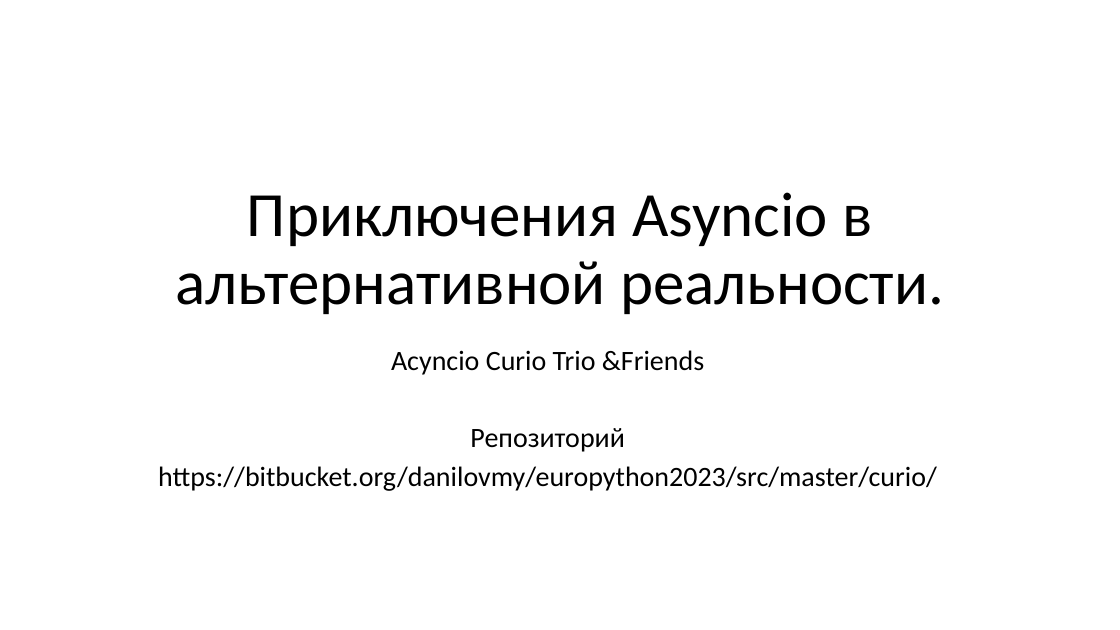
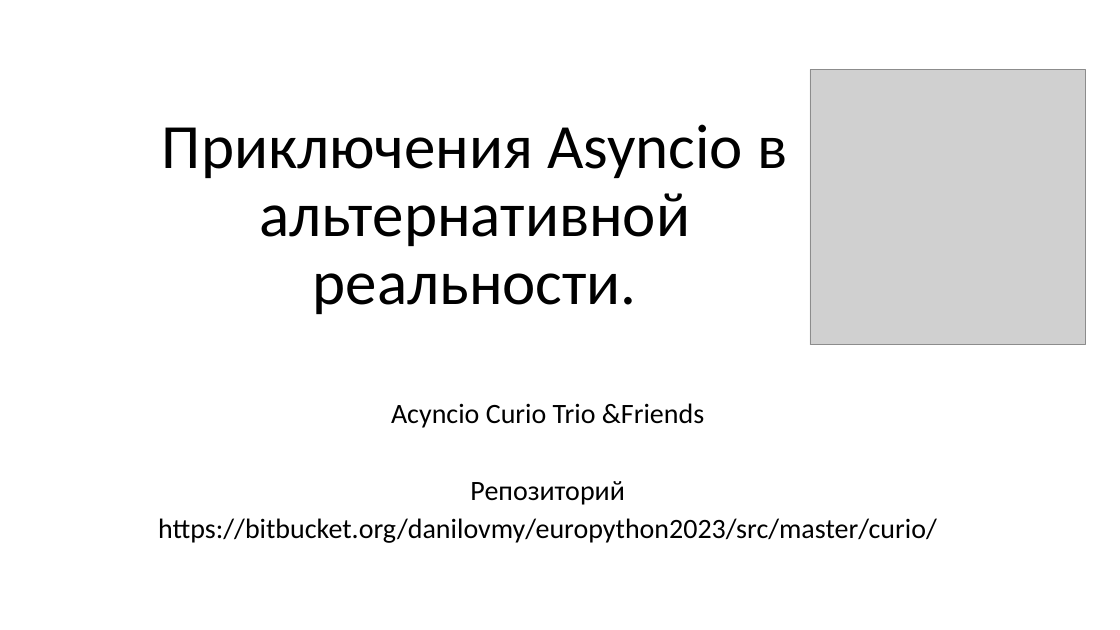
Before and after one commit to dhruba13/Django-Admin-Tricks, a slide deck: slide 1 of curio_async/docs/Asyncio_in_alternative_reality.pptx. Drawn at 1120x630 pixels with LibreOffice and Linux fonts; fonts in the diff are those of the drawing; grey boxes stand for pictures. Boxes give left, top, right and bottom in pixels: in the first picture for what was removed or moved away, otherwise in the second. Text is boxed around its words. In the diff, an @@ line names an element or a change of style, - is before the commit and + after.

```diff
--- a/curio_async/docs/Asyncio_in_alternative_reality.pptx
+++ b/curio_async/docs/Asyncio_in_alternative_reality.pptx
@@ picture added at [810, 70, 1086, 345] @@
@@ title "Приключения Asyncio в альтернативной реальности." rewrapped from [175, 192, 944, 314] to [162, 124, 787, 314] @@
@@ subtitle "Acyncio Curio Trio &Friends": place and size @@
-subtitle "Acyncio Curio Trio &Friends" at [158, 350, 937, 491]
+subtitle "Acyncio Curio Trio &Friends" at [158, 403, 937, 543]
```
Also in this commit, not shown: 6 other files.
